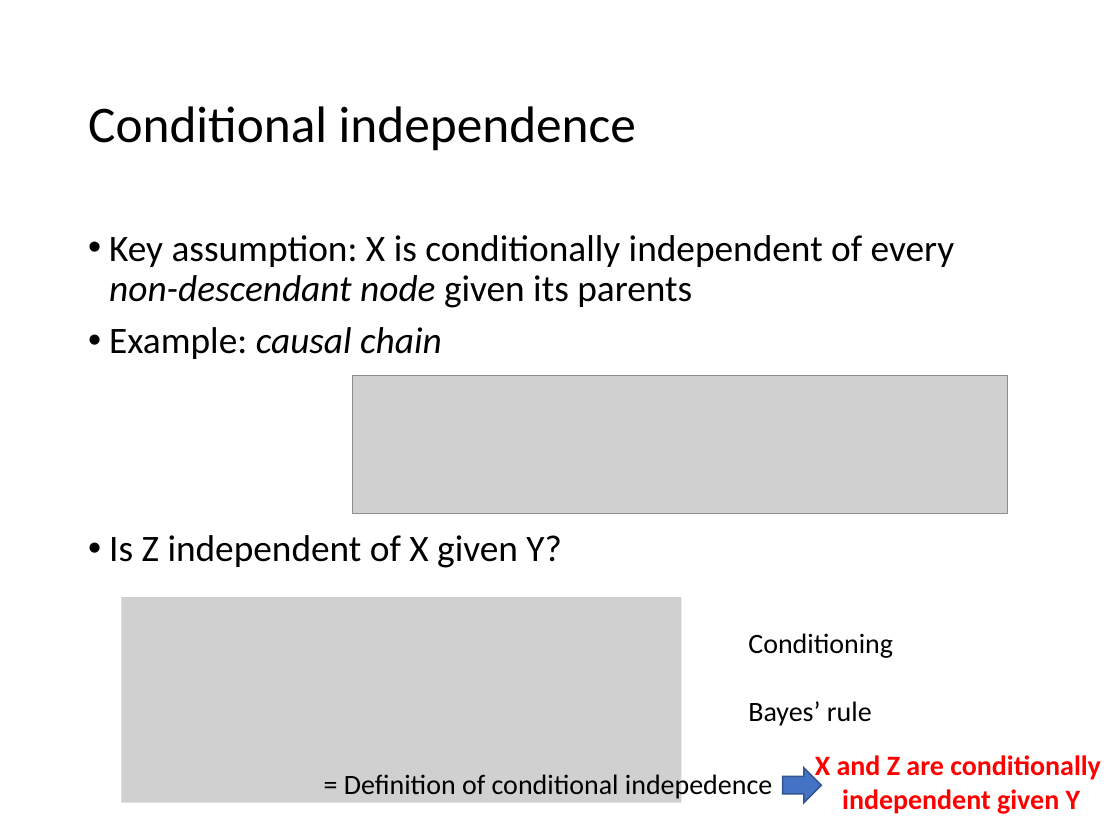
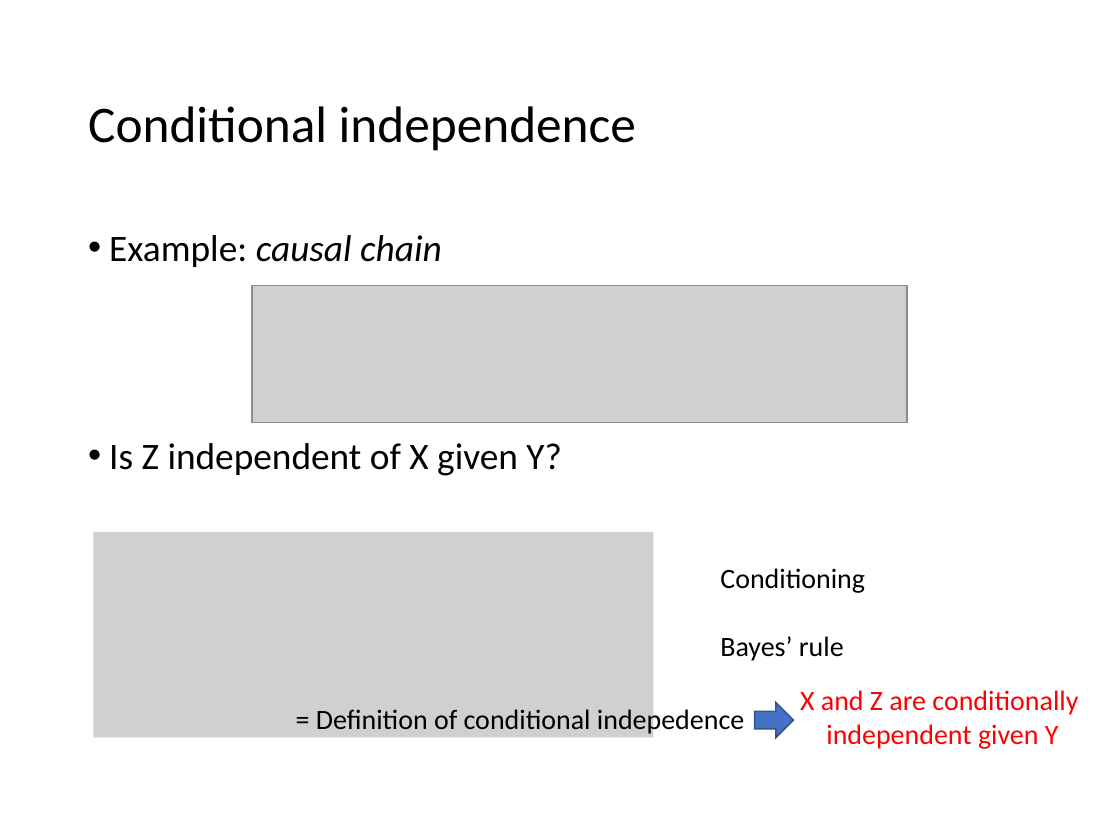
Before and after one commit to mhahsler/CS7320-AI, a slide deck: slide 13 of slides/13_bayes_nets.pptx. Drawn at 1120x840 pixels with LibreOffice and Linux fonts; fonts in the diff are those of the drawing; grey boxes stand for pictures. Boxes give left, top, right and bottom in pixels: in the first picture for what was removed or moved away, otherwise in the second. Text is boxed around its words. In the diff, an @@ line names an element or a change of style, - is before the commit and + after.

```diff
--- a/slides/13_bayes_nets.pptx
+++ b/slides/13_bayes_nets.pptx
@@ text at <box>109,235,955,308</box>: paragraph removed @@
-• Key assumption: X is conditionally independent of every non-descendant node given its parents
@@ picture: place and size @@
-picture at <box>353,375,1008,513</box>
+picture at <box>252,286,907,423</box>
@@ 3 texts, 1 right arrow, 1 picture: place and size @@
-3 texts, 1 right arrow, 1 picture at <box>121,597,893,803</box>
+3 texts, 1 right arrow, 1 picture at <box>93,532,865,738</box>
@@ text "X and Z are conditionally ...": place and size @@
-text "X and Z are conditionally ..." at <box>815,755,1101,814</box>
+text "X and Z are conditionally ..." at <box>800,690,1078,749</box>
@@ text "X and Z are conditionally ..." at <box>800,690,1078,749</box>: bold off @@
```
Also in this commit, not shown: 5 other slides changed, 3 other files.
